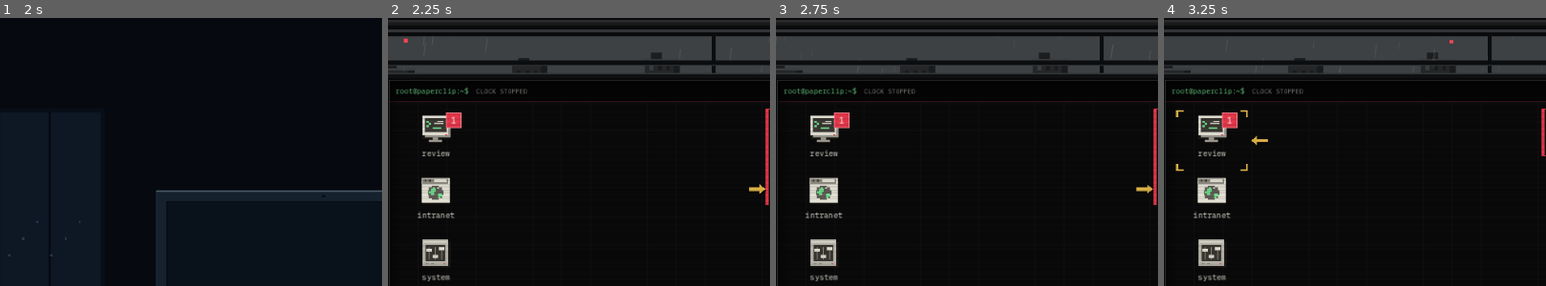
Above: before the commit, frames 1-4 (left to right).
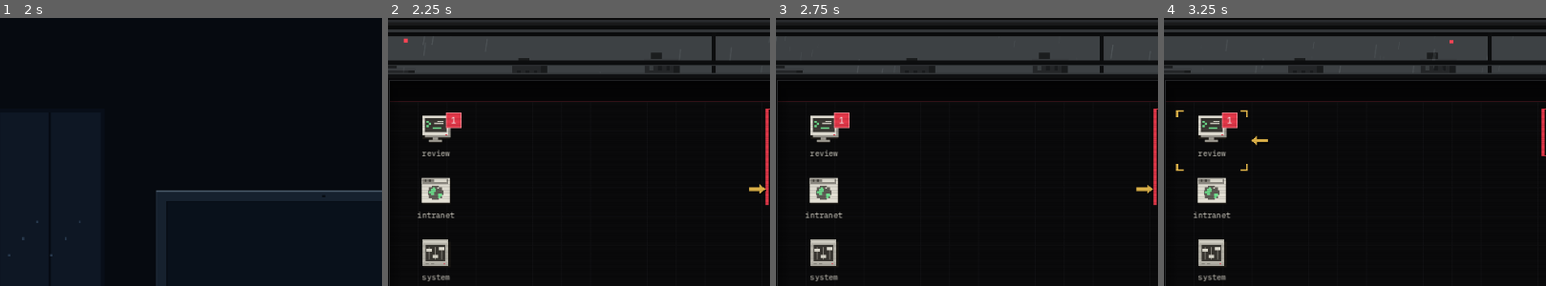
Above: after the commit, the same moments.

Repository: exponent-to/last-review
Game: Godot game, scene res://native/main.tscn
Same seed, same stepped clock (60 frames per second), same inputs: the game is played once before the commit and once after it.
Inputs:
- Up to frame 1 (2 s): click "New Game" at 0.5 s; click "Slot 1 — Empty" at 1.25 s
- Up to frame 2 (2.25 s): click "SKIP [ESC]" at 2 s
- Up to frame 3 (2.75 s): no input
- Up to frame 4 (3.25 s): click "START ORIENTATION" at 2.75 s
The pictures show only the part of the screen within x 8-58%, y 0-50%; the shares and areas given below are measured in that part.

Frame 1 is identical in both runs. In frame 2, 0.4% of the frame differs, in the area x 2-37%, y 25-29%; in frame 3, 0.4%; in frame 4, 0.4%.

Commit message:
Remove terminal prompt and status text from the top bar
Co-Authored-By: Claude Opus 5.5 <noreply@anthropic.com>
Claude-Session: https://claude.ai/code/session_01Toh7NZ5ACNR43vRL3YhDBw

Diff:
--- a/native/interface.gd
+++ b/native/interface.gd
@@ -166,7 +166,6 @@
 var _consult: Button
 var _ai_note: Label
 var _feedback: Label
-var _footer: Label
 var _confirmation: ConfirmationDialog
 var _briefing_dialog: AcceptDialog
 var _last_pr: String = ""
@@ -286,12 +285,8 @@
 	panel.add_theme_stylebox_override("panel", bar)
 	parent.add_child(panel)
 	var row: HBoxContainer = _row(panel, 12)
-	var prompt := _label(row, "root@paperclip:~$", 12, CYAN)
-	prompt.tooltip_text = "Workstation N-7. Every keystroke is company property."
-	_footer = _label(row, "READY", 11, DIM)
 	_spacer(row)
 	_hud["day"] = _label(row, day_label(1), 12, RED)
-	_hud["status"] = _footer
 	_clock_label = _label(row, "09:00", 15, GREEN)
 	_clock_label.custom_minimum_size.x = 50
 	_clock_label.tooltip_text = "Shift: 09:00–18:00. %d real minutes. Pause stops the clock." % (Catalog.shift_seconds() / 60)
@@ -1032,7 +1027,6 @@
 	# Morning reading explains these arrivals; keep badges, clear covering bubbles.
 	for app: String in _app_counts: _notifications.clear_app(app)
 	_clock_label.text = "09:00"
-	_footer.text = "BEFORE WORK"
 	_sync_morning_control()
 
 
@@ -1049,7 +1043,6 @@
 	_sync_morning_control()
 	_daily_reader.show_page(int(_state.get("day", 1)), _browser_path, false)
 	_windows["browser"].minimize_window()
-	_footer.text = "READY"
 	_update_dock()
 	# The day's first PR landed during the morning reading, which cleared its card.
 	# The shift starts with the card back, so the desk is one click away.
@@ -1845,7 +1838,6 @@
 	_consult.visible = day >= 3
 	_ai_note.visible = _consult.visible
 	_hud["day"].text = day_label(day)
-	_hud["status"].text = ("HUMAN SIGN-OFF REQUESTED" if can_review else "DESK CLEAR") if phase == "review" else "SHIFT CLOSED" if phase == "debrief" else "ASSIGNMENT CLOSED"
 	_sync_installed_apps(day)
 	if day != _last_day:
 		_last_day = day
@@ -1937,7 +1929,6 @@
 		_feedback.text = "%s · %s is pushing back on %s. INSIST or WITHDRAW." % [Catalog.display_id(str(pending.pr_id)), str(pending.author), Encounters.noun(str(pending.get("disputed", "")))]
 	_sync_app_events()
 	_render_records()
-	_footer.text = "ORIENTATION" if _tutorial_active else "READY" if phase == "review" else "OFF THE CLOCK"
 
 
 func _ambient_push(app: String, text: String, target: String = "", person: String = "") -> void:
@@ -2094,7 +2085,6 @@
 	_fit_tutorial.call_deferred()
 	_clock_label.text = "TRAINING"
 	_hud["day"].text = "ORIENTATION"
-	_footer.text = "CLOCK STOPPED"
 
 
 func _tutorial_launcher(app: String) -> Control:
--- a/tests/test_interface.gd
+++ b/tests/test_interface.gd
@@ -60,7 +60,7 @@
 	for stat: String in ["credits", "trust", "stress", "autonomy"]:
 		check(not ui._hud.has(stat), "Top chrome must not expose numeric player statistics")
 	check(ui._pr_id.text == str(Catalog.request_at(0).id) + " / AWAITING REVIEW", "Request header must omit queue size and position")
-	check(not ui._footer.text.contains(" OF "), "Footer must not reveal queue totals")
+	check(not ui._hud.has("status"), "The top bar carries no terminal prompt or status text")
 	check(not ui._windows.has("rules") and not ui._home_icons.has("rules"), "There is no separate Handbook application")
 	ui._browse("standards")
 	var standards_text := ""
